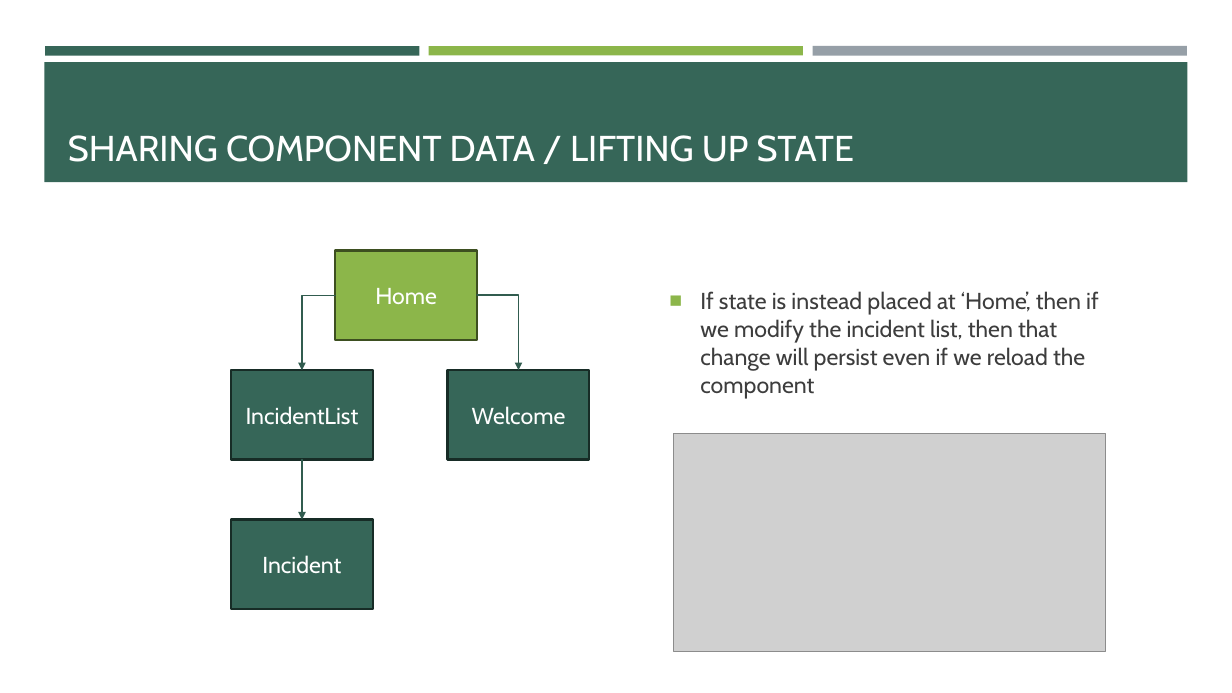
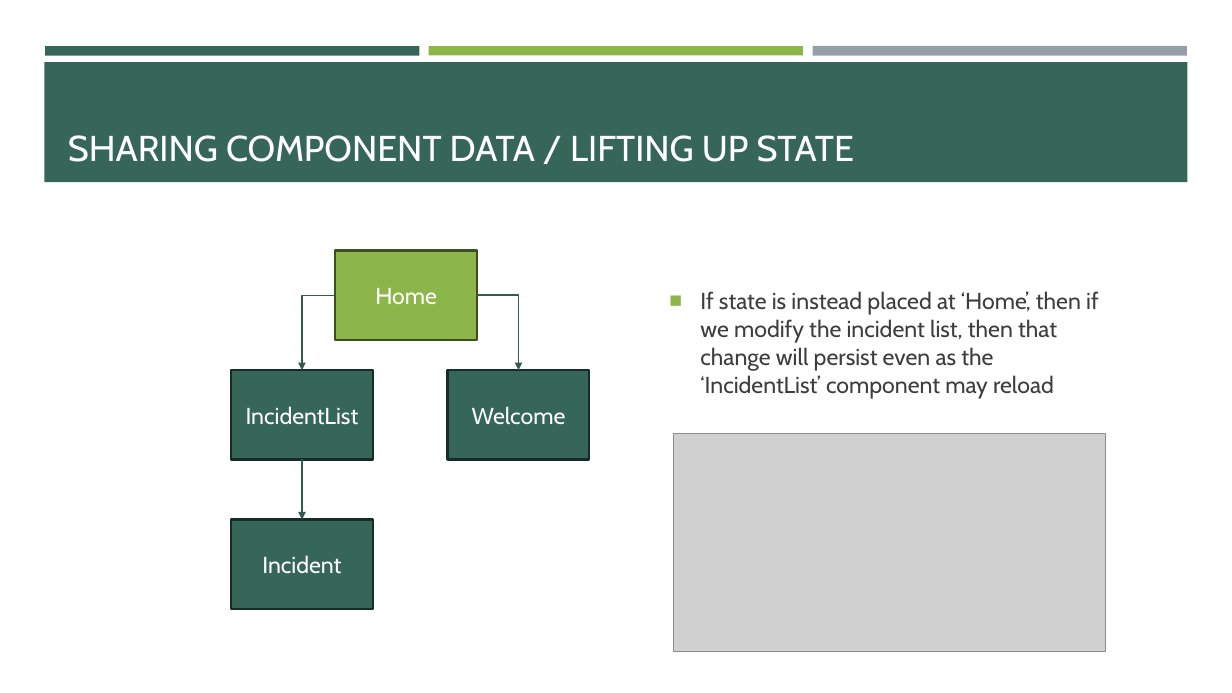
Before and after one commit to e-m-wilson/SNOW, a slide deck: slide 28 of Week_2/React.pptx. Drawn at 1232x693 pixels with LibreOffice and Linux fonts; fonts in the diff are those of the drawing; grey boxes stand for pictures. Boxes give left, top, right and bottom in pixels: in the first picture for what was removed or moved away, otherwise in the second. Text is boxed around its words. In the diff, an @@ line names an element or a change of style, - is before the commit and + after.

Commit message:
update

```diff
--- a/Week_2/React.pptx
+++ b/Week_2/React.pptx
@@ text at <box>700,291,1099,399</box>: text changed @@
-■ If state is instead placed at ‘Home’, then if we modify the incident list, then that change will persist even if we reload the component
+■ If state is instead placed at ‘Home’, then if we modify the incident list, then that change will persist even as the ‘IncidentList’ component may reload
```
Also in this commit, not shown: 1 other slide changed, 12 slides added.
